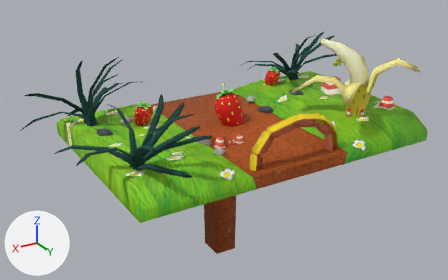
The FBX model Assets/Meshes/Mesh_opérationnel/D_block_10.FBX, before and after one commit.
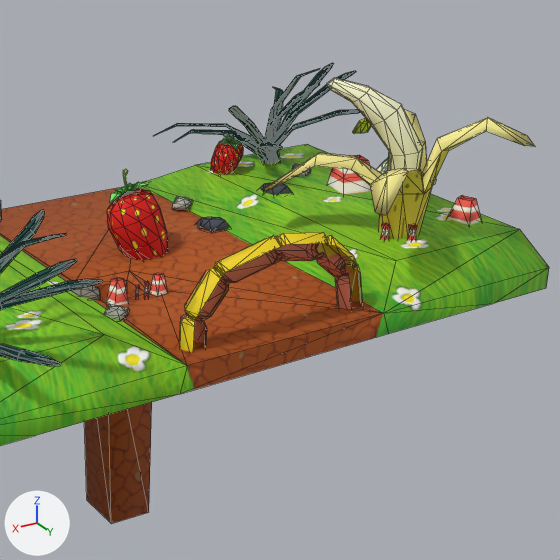
Each version is shown whole from a 50 mm lens placed at (9.04, 14.19, 6.77), pointed at (0.43, -0.17, -0.41), then close up on the part from 36% to 97% of the width and 1% to 97% of the height. The lights are fixed; the arrows at lower left show +X, +Y and +Z. The close-ups show mesh edges as thin lines. Where no turn or scale is listed for an object, it has been applied to the vertices. Vertices at the same position are counted once.

Names of what the first close-up shows: 'sol'.
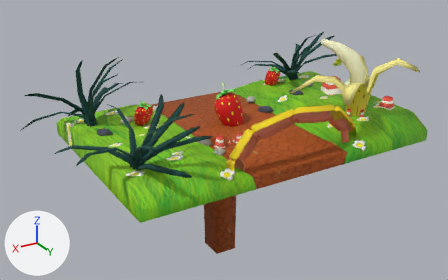
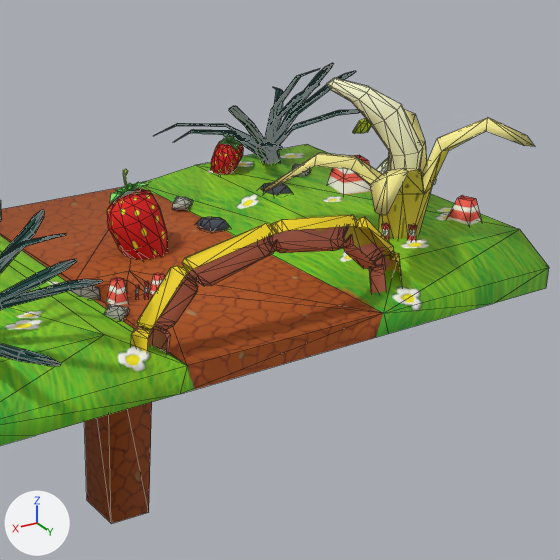
Location of each change, [x1, y1, x2, y2] in pixels of the close-ups (560 x 560 px; the box of a moved part takes in the faces that stretch with it):
part 1 of me_mesh, moved or reshaped: before [179, 232, 362, 352]; after [131, 215, 402, 355]

What changed in the scene script:
```text
Change me_mesh:
    where me_mesh.from_pydata(...)  # 2066 vertices, 3457 faces; spans x -4.81..5.69, y -3.81..3.53, z -3.47..2.51
    used by ob_sol; location = (0.0, 0.0, 0.0)
    me_mesh part 1: 192 of 2066 vertices moved; they spanned x -1.49..1.34, y 2.42..2.73, z -0.24..1.19 and now span x -2.24..2.04, y 2.42..2.73, z -0.24..1.37; mean shift (0.01, 0.0, 0.07); largest move (-1.49, 2.58, -0.18) -> (-2.24, 2.58, -0.18)
```
